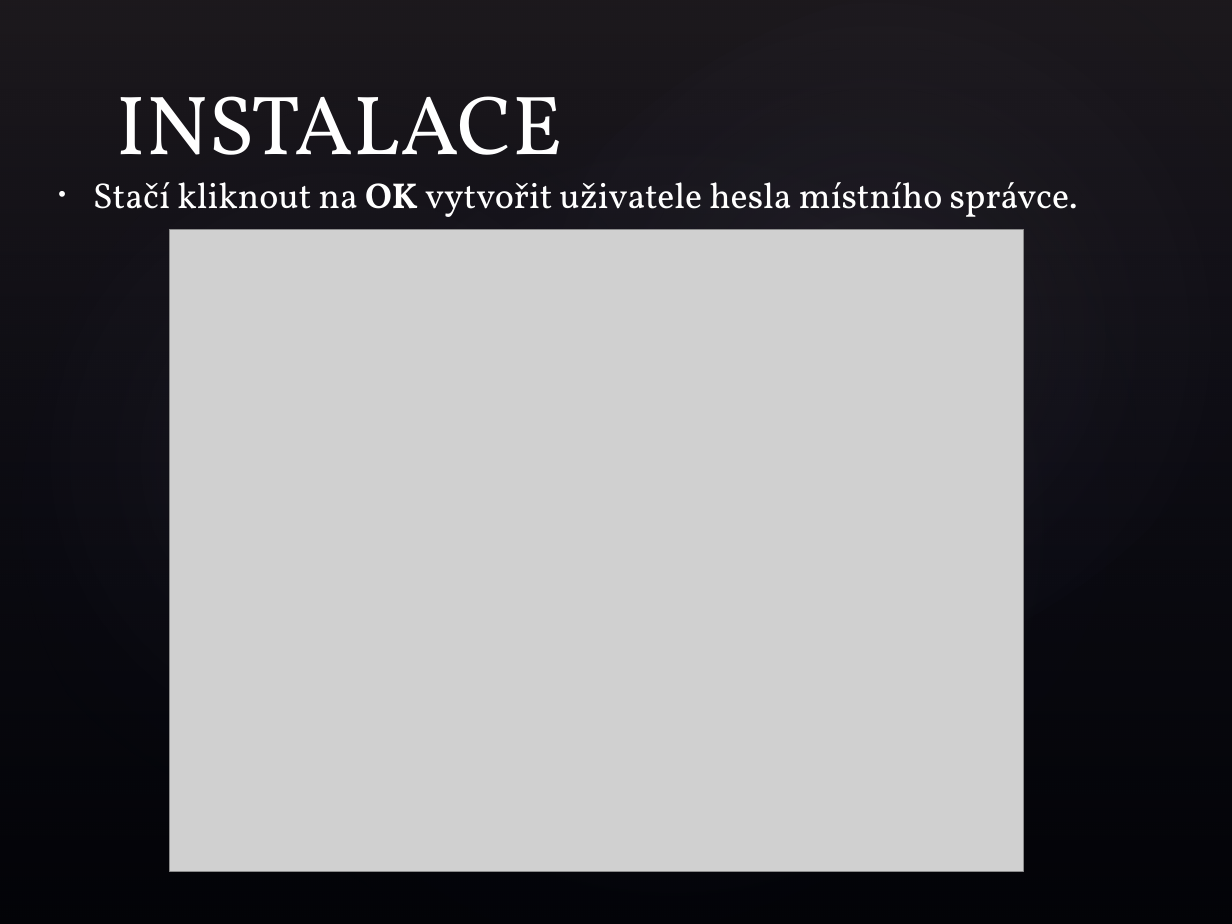
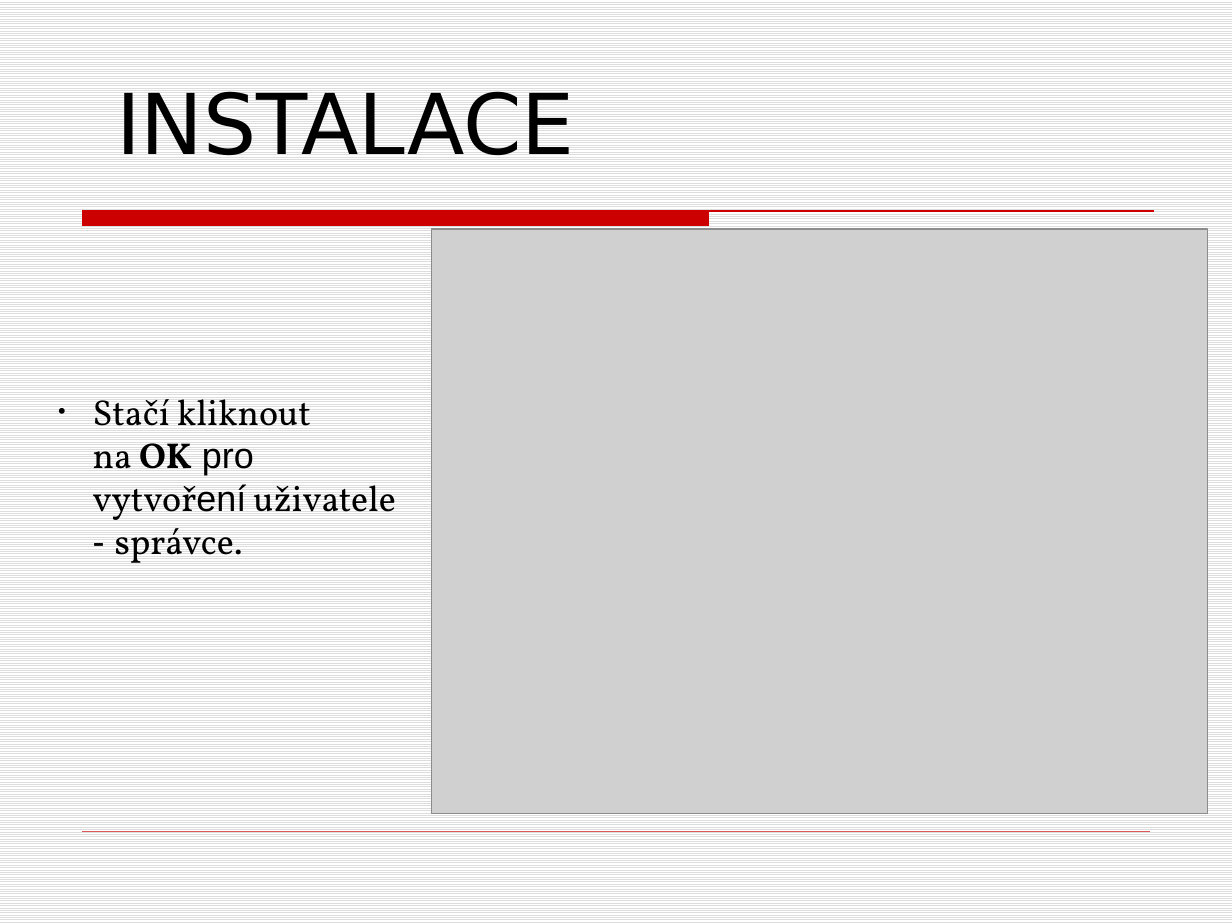
Before and after one commit to Petr8072/trida, a slide deck: slide 14 of Windows Server 2008 R2.pptx (slide 13 before the commit). Drawn at 1232x924 pixels with LibreOffice and Linux fonts; fonts in the diff are those of the drawing; grey boxes stand for pictures; background and template pictures are left out. Boxes give left, top, right and bottom in pixels: in the first picture for what was removed or moved away, otherwise in the second. Text is boxed around its words. In the diff, an @@ line names an element or a change of style, - is before the commit and + after.

```diff
--- a/Windows Server 2008 R2.pptx
+++ b/Windows Server 2008 R2.pptx
@@ background picture (left out) to pattern #DDDDDD on #FFFFFF @@
@@ rectangle removed at <box>0,0,1232,924</box> @@
@@ ellipse removed at <box>0,0,765,924</box> @@
@@ ellipse removed at <box>56,0,1232,924</box> @@
@@ ellipse removed at <box>338,0,1232,837</box> @@
@@ text "INSTALACE" at <box>116,92,574,155</box>: font Vollkorn to DejaVu Sans, text colour #FFFFFF to #000000 @@
@@ freeform shape added at <box>83,211,1154,225</box>, fill #CC0000, outline #CC0000 0.75 pt @@
@@ picture: place and size @@
-picture at <box>170,229,1024,871</box>
+picture at <box>431,229,1207,813</box>
@@ text at <box>93,399,395,563</box>: text changed; text colour #FFFFFF to #000000 @@
-• Stačí kliknout na OK vytvořit uživatele hesla místního správce.
+• Stačí kliknout na OK pro vytvoření uživatele - správce.
@@ line added from (83, 832) to (1149, 832), #CC0000 0.25 pt @@
```
Also in this commit, not shown: 12 other slides changed, 5 slides added, 3 slides removed.
